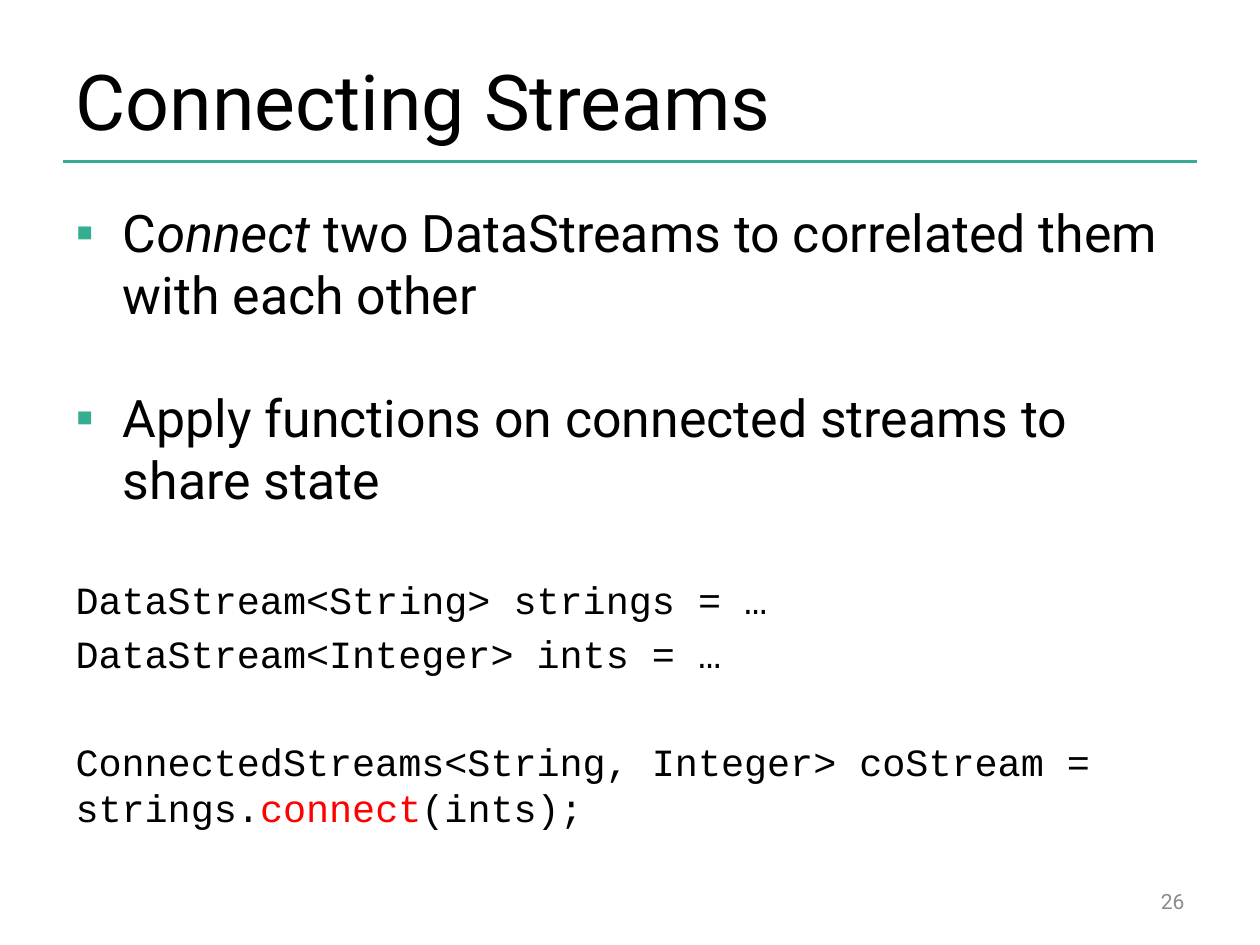
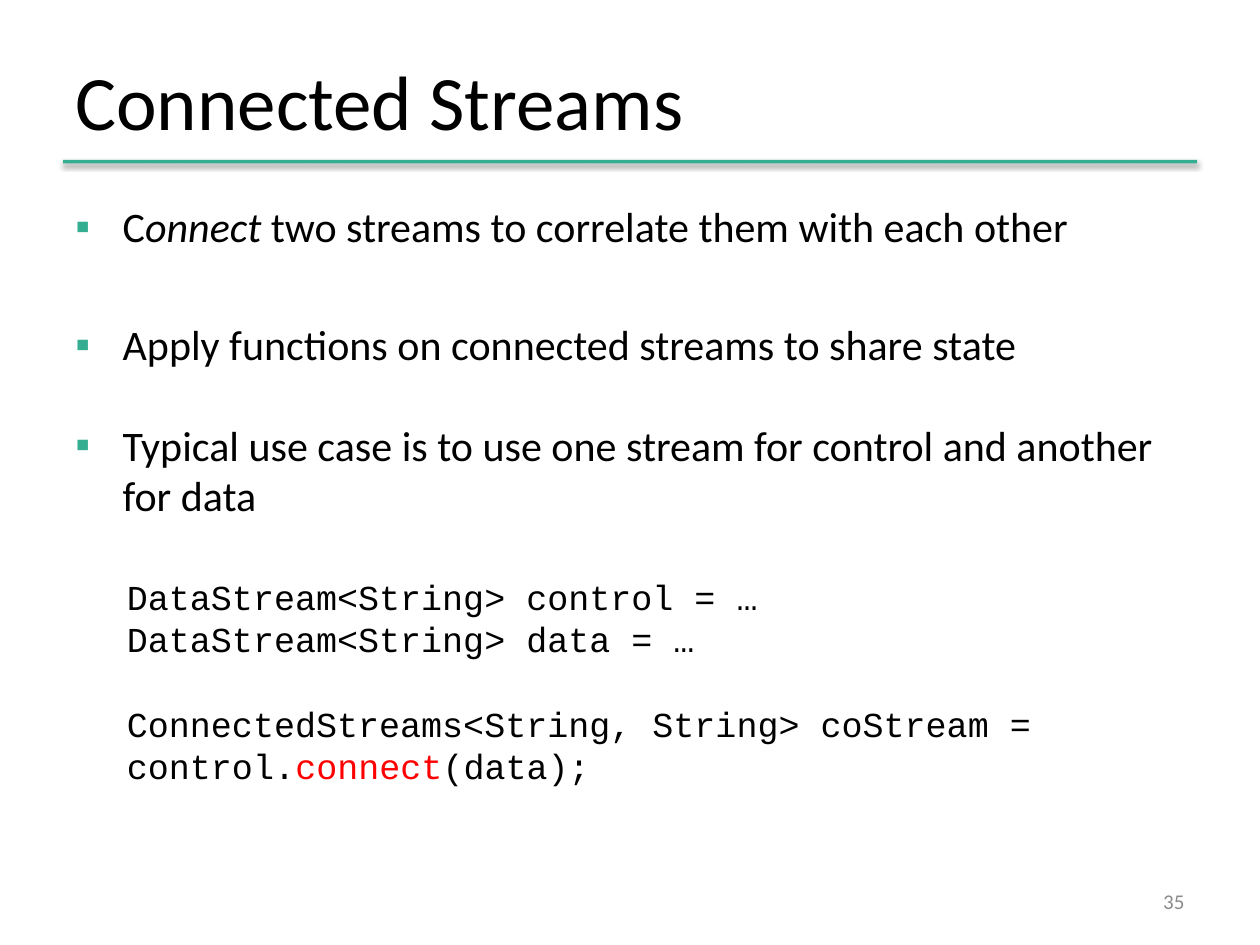
Before and after one commit to dataArtisans/flink-training-web, a slide deck: slide 35 of slides/flink_stream_basics.pptx (slide 26 before the commit). Drawn at 1260x945 pixels with LibreOffice and Linux fonts; fonts in the diff are those of the drawing; background and template pictures are left out. Boxes give left, top, right and bottom in pixels: in the first picture for what was removed or moved away, otherwise in the second. Text is boxed around its words. In the diff, an @@ line names an element or a change of style, - is before the commit and + after.

Commit message:
Updated streaming slides for restructured training

```diff
--- a/slides/flink_stream_basics.pptx
+++ b/slides/flink_stream_basics.pptx
@@ text at <box>75,76,684,131</box>: text changed; font Roboto to Calibri @@
-Connecting Streams
+Connected Streams
@@ text at <box>123,212,1068,243</box>: text changed; size 29.6 to 24 pt; font Roboto to Calibri @@
-▪ Connect two DataStreams to correlated them with each other
+▪ Connect two streams to correlate them with each other
@@ text at <box>123,330,1016,367</box>: size 29.6 to 24 pt, font Roboto to Calibri in "Apply functions on connected streams to share ..."; indent changed; less space between paragraphs @@
@@ text at <box>123,431,1152,512</box>: paragraph added @@
+▪ Typical use case is to use one stream for control and another for data
@@ text at <box>127,586,989,787</box>: text changed; size 22 to 20 pt @@
-DataStream<String> strings = …
-DataStream<Integer> ints = …
-ConnectedStreams<String, Integer> coStream = strings.connect(ints);
+DataStream<String> control = …
+DataStream<String> data = …
+ConnectedStreams<String, String> coStream = control.connect(data);
@@ page number at <box>1163,895,1184,909</box>: text changed; font Roboto to Calibri; text colour #8C8C8C to #8B8B8B @@
-26
+35
```
Also in this commit, not shown: 32 other slides changed, 12 slides added, 11 slides removed, 4 other files.
